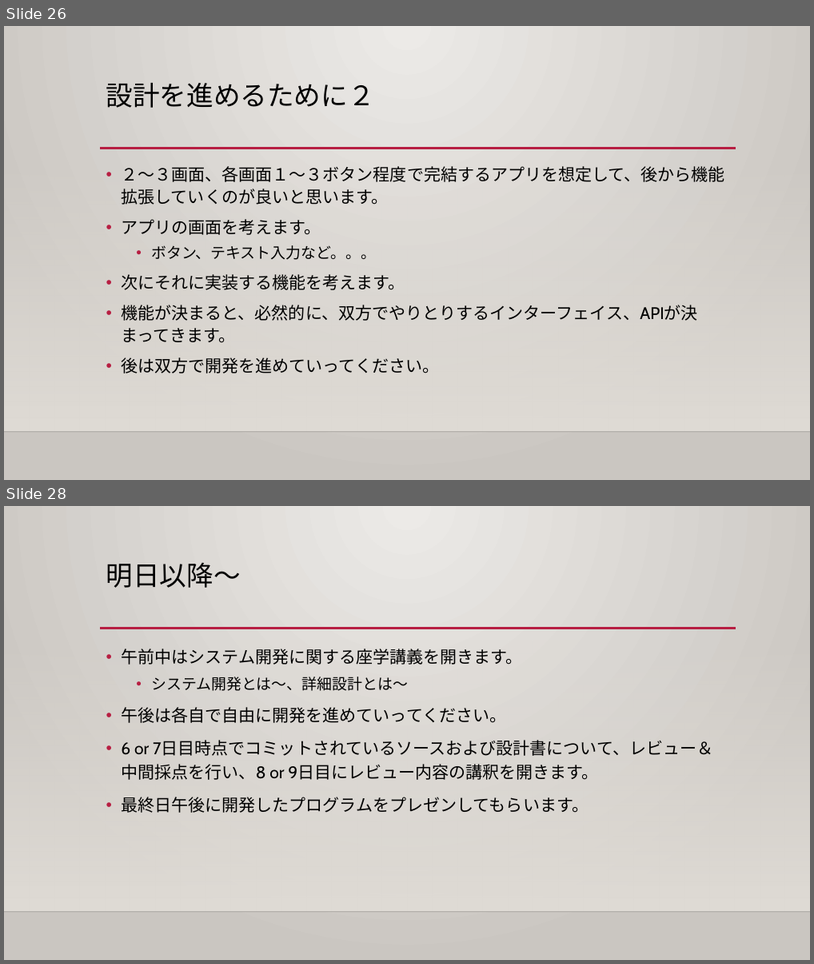
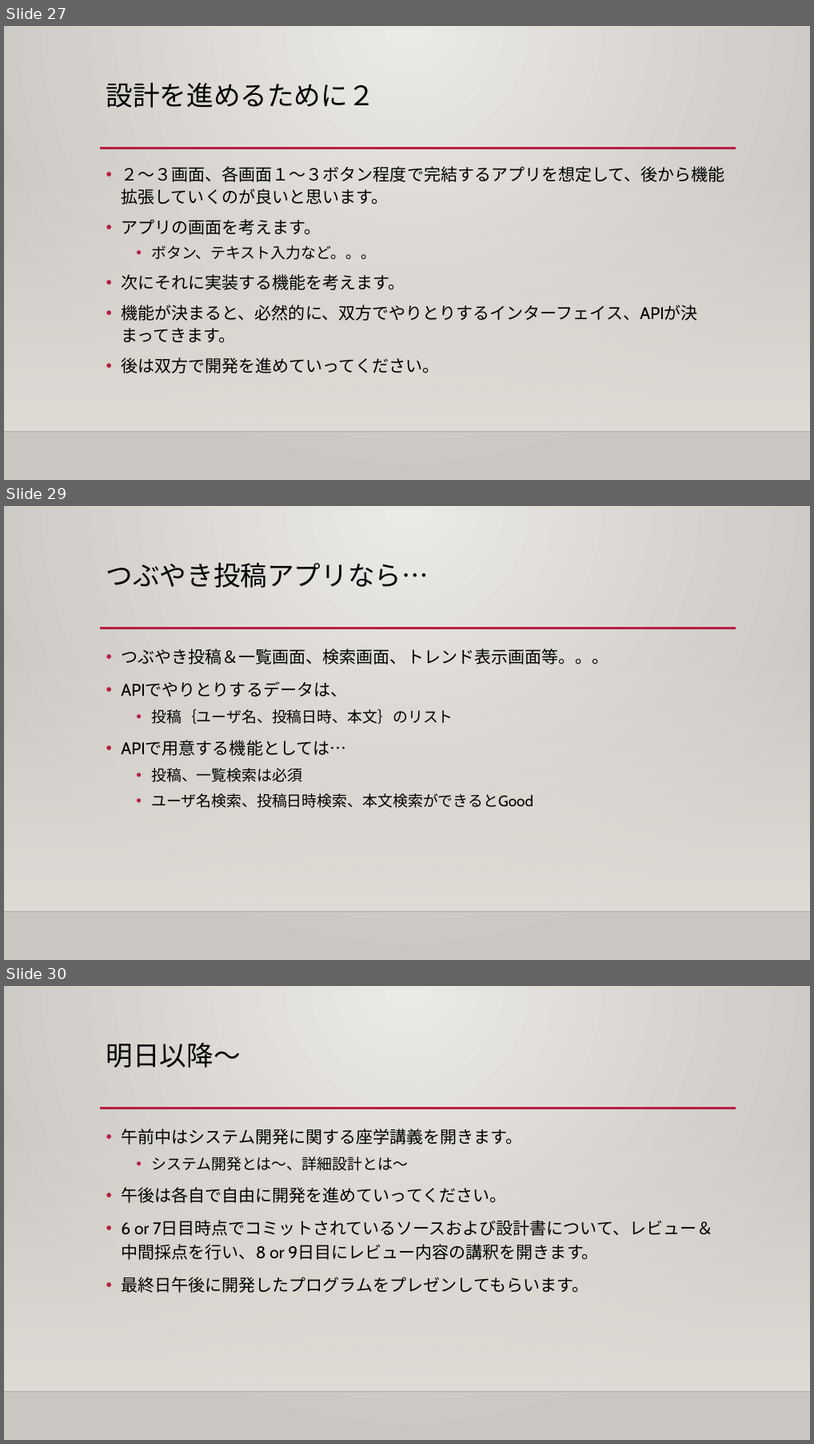
Before and after one commit to 419836/mu-psd-01, a slide deck: help/実践ソフトウェア開発_演習資料.pptx. Shown one above the other, each under a label of ours: slides 26 and 28 before the commit, slides 27, 29 and 30 after it; the slides between them are not shown. The pictures are 814x964 and 814x1444 pixels, drawn with LibreOffice and Linux fonts; fonts in the diff are those of the drawing; background and template pictures are left out. Boxes give left, top, right and bottom in pixels: in the first picture for what was removed or moved away, otherwise in the second. Text is boxed around its words. In the diff, an @@ line names an element or a change of style, - is before the commit and + after.

```diff
--- a/help/実践ソフトウェア開発_演習資料.pptx
+++ b/help/実践ソフトウェア開発_演習資料.pptx
@@ slide 29 added at box(4, 506, 810, 960), background gradient #ECEAE7 to #CAC7C1; not listed: 3 template elements that a slide beside it also shows @@
@@ title added at box(106, 562, 430, 588), 32 pt, text #000000 @@
+つぶやき投稿アプリなら…
@@ text added at box(121, 648, 609, 808), 20 pt, text #000000 @@
+• つぶやき投稿＆一覧画面、検索画面、トレンド表示画面等。。。
+• APIでやりとりするデータは、
+  • 投稿｛ユーザ名、投稿日時、本文｝のリスト
+• APIで用意する機能としては…
+  • 投稿、一覧検索は必須
+  • ユーザ名検索、投稿日時検索、本文検索ができるとGood
@@ what was slide 26 is now slide 27 @@
@@ what was slide 28 is now slide 30 @@
```
Also in this commit, not shown: 4 slides changed, 1 other slide added, 5 other files.
